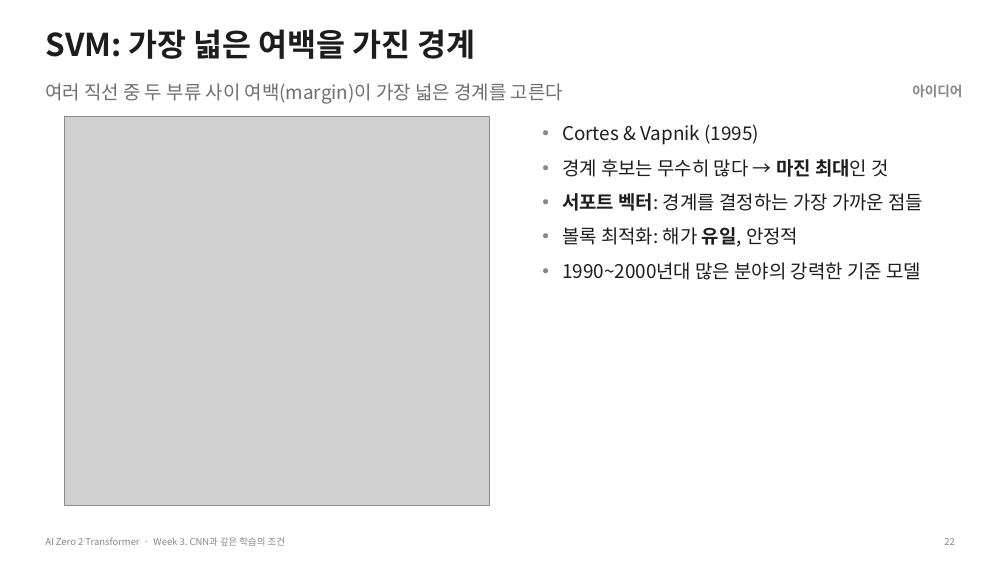
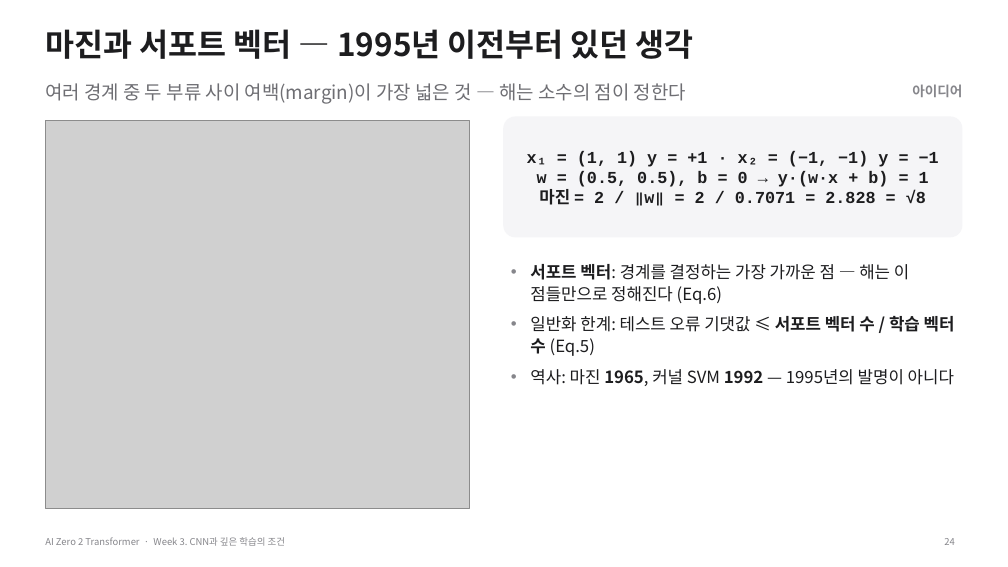
Before and after one commit to myunhh/AI-Zero-2-Transformers, a slide deck: slide 24 of lectures/week03_cnn_and_deep_learning.pptx (slide 22 before the commit). Drawn at 1008x567 pixels with LibreOffice and Linux fonts; fonts in the diff are those of the drawing; grey boxes stand for pictures. Boxes give left, top, right and bottom in pixels: in the first picture for what was removed or moved away, otherwise in the second. Text is boxed around its words. In the diff, an @@ line names an element or a change of style, - is before the commit and + after.

```diff
--- a/lectures/week03_cnn_and_deep_learning.pptx
+++ b/lectures/week03_cnn_and_deep_learning.pptx
@@ title at (45, 29, 694, 59): text changed @@
-SVM: 가장 넓은 여백을 가진 경계
+마진과 서포트 벡터 — 1995년 이전부터 있던 생각
@@ text at (45, 83, 686, 104): text changed @@
-여러 직선 중 두 부류 사이 여백(margin)이 가장 넓은 경계를 고른다
+여러 경계 중 두 부류 사이 여백(margin)이 가장 넓은 것 — 해는 소수의 점이 정한다
@@ rounded rectangle added at (504, 116, 963, 237), fill #F5F5F7 @@
@@ picture: place and size @@
-picture at (65, 116, 489, 505)
+picture at (45, 120, 470, 508)
@@ text added at (527, 151, 939, 205), 16 pt, text #1D1D1F, bold @@
+x₁ = (1, 1) y = +1 · x₂ = (−1, −1) y = −1
+w = (0.5, 0.5), b = 0 → y·(w·x + b) = 1
+마진 = 2 / ‖w‖ = 2 / 0.7071 = 2.828 = √8
@@ text at (530, 264, 955, 386): text changed; size 18 to 16 pt @@
-• Cortes & Vapnik (1995)
-• 경계 후보는 무수히 많다 → 마진 최대인 것
-• 서포트 벡터: 경계를 결정하는 가장 가까운 점들
-• 볼록 최적화: 해가 유일, 안정적
-• 1990~2000년대 많은 분야의 강력한 기준 모델
+• 서포트 벡터: 경계를 결정하는 가장 가까운 점 — 해는 이 점들만으로 정해진다 (Eq.6)
+• 일반화 한계: 테스트 오류 기댓값 ≤ 서포트 벡터 수 / 학습 벡터 수 (Eq.5)
+• 역사: 마진 1965, 커널 SVM 1992 — 1995년의 발명이 아니다
@@ page number at (944, 538, 954, 545): text changed @@
-22
+24
```
Also in this commit, not shown: 28 other slides changed, 33 slides added, 13 slides removed, 21 other files.
